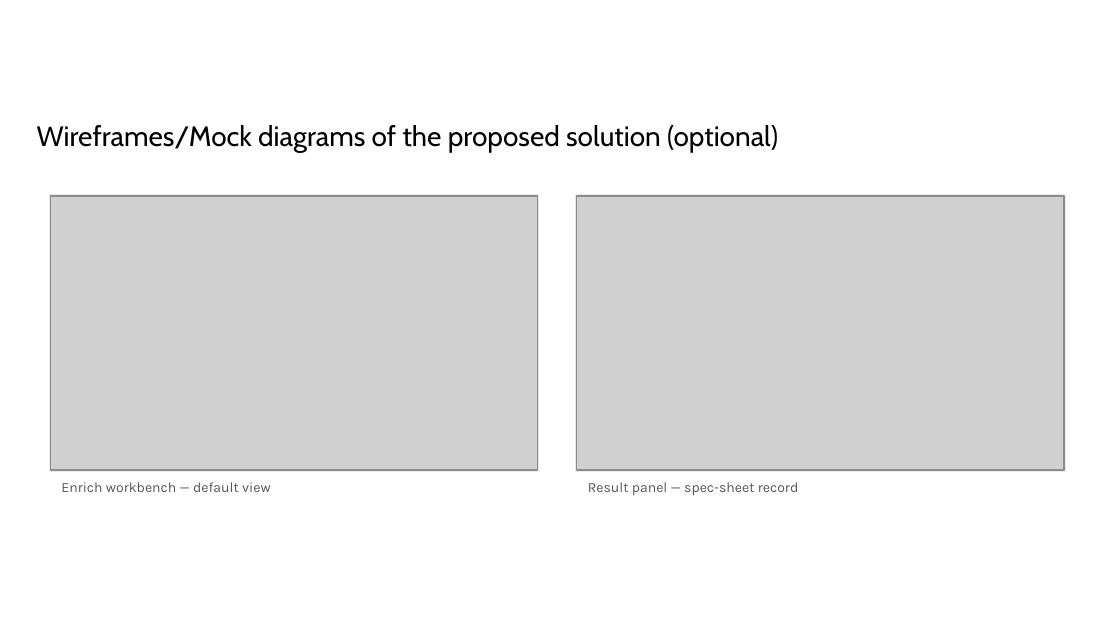
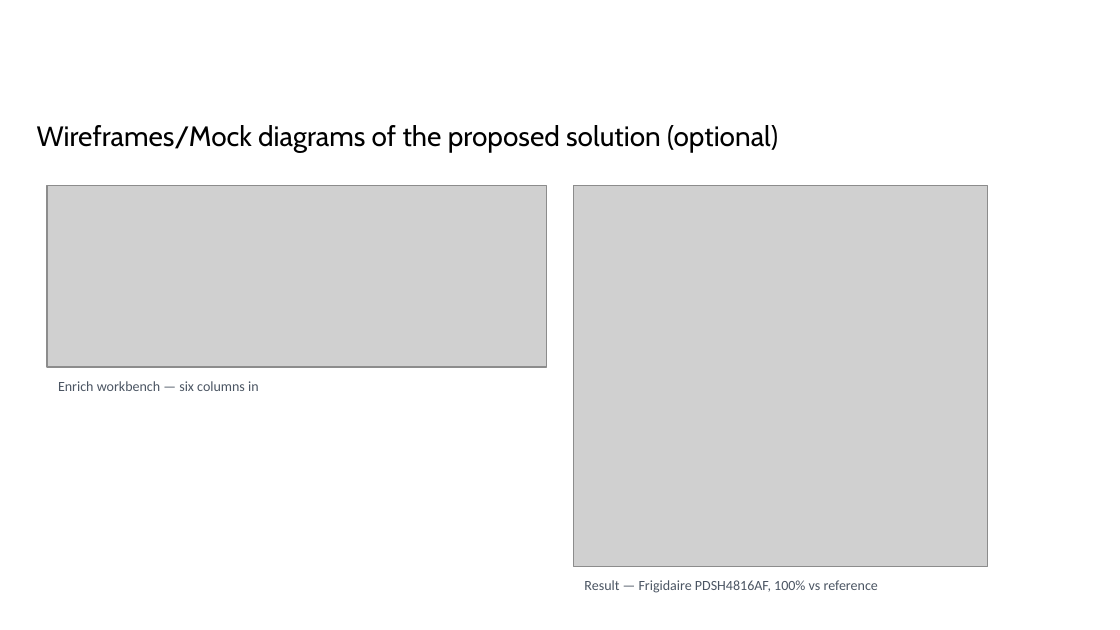
Before and after one commit to shiwani42/unihack-product-enrichment, a slide deck: slide 8 of submission/UniHack_thExplorers_Prototype.pptx. Drawn at 1120x630 pixels with LibreOffice and Linux fonts; fonts in the diff are those of the drawing; grey boxes stand for pictures; background and template pictures are left out. Boxes give left, top, right and bottom in pixels: in the first picture for what was removed or moved away, otherwise in the second. Text is boxed around its words. In the diff, an @@ line names an element or a change of style, - is before the commit and + after.

```diff
--- a/submission/UniHack_thExplorers_Prototype.pptx
+++ b/submission/UniHack_thExplorers_Prototype.pptx
@@ picture: place and size @@
-picture at (50, 196, 538, 470)
+picture at (47, 186, 547, 367)
@@ rectangle removed at (49, 195, 539, 472) @@
@@ picture: place and size @@
-picture at (577, 196, 1064, 470)
+picture at (573, 186, 988, 567)
@@ rectangle removed at (576, 195, 1065, 472) @@
@@ text added at (58, 381, 259, 391), 9 pt, text #4B5563 @@
+Enrich workbench — six columns in
@@ text removed at (61, 482, 271, 492) @@
-Enrich workbench — default view
@@ text removed at (588, 482, 798, 496) @@
-Result panel — spec-sheet record
@@ text added at (584, 580, 878, 593), 9 pt, text #4B5563 @@
+Result — Frigidaire PDSH4816AF, 100% vs reference
```
Also in this commit, not shown: 12 other slides changed, 2 slides added, 2 slides removed, 43 other files.
